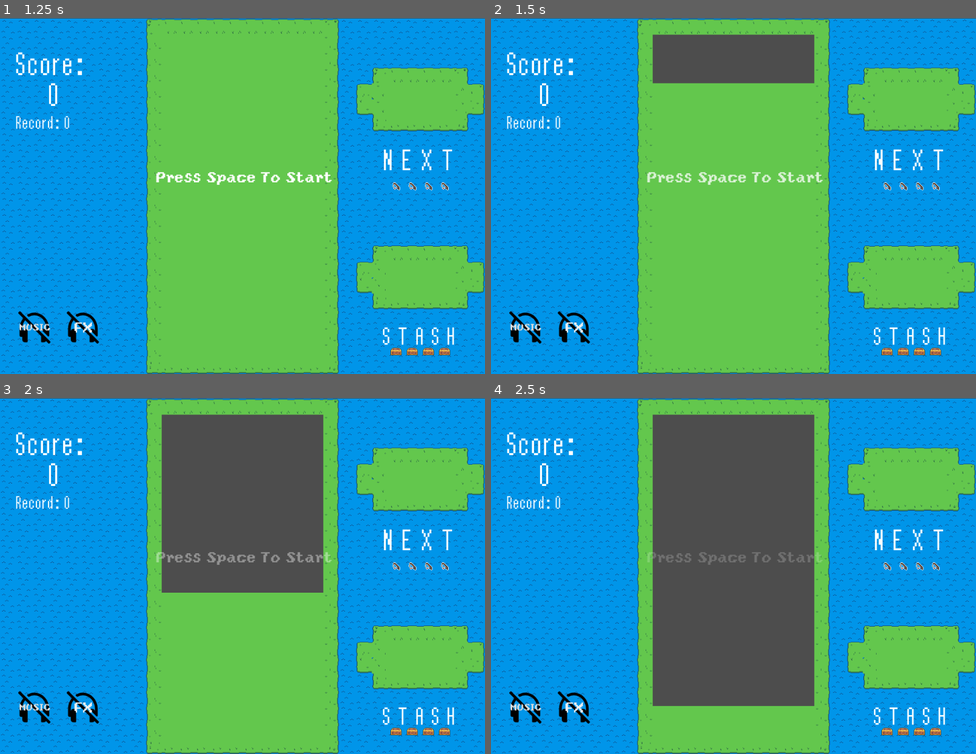
Above: before the commit, frames 1-4 (two rows, left to right).
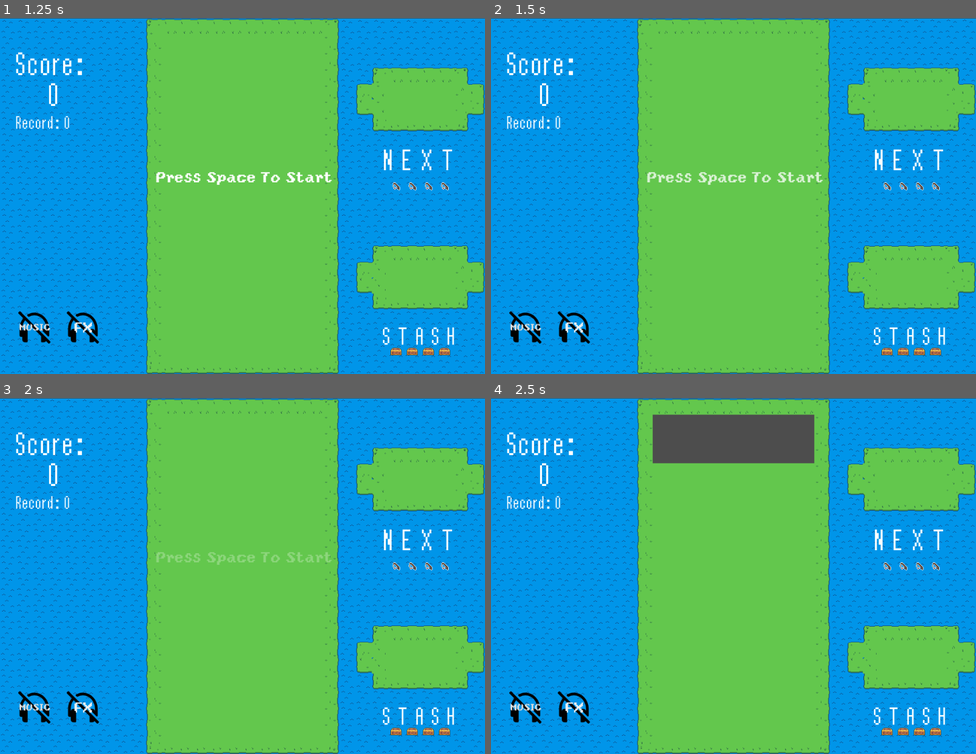
Above: after the commit, the same moments.

Repository: Schumert/Tetris
Game: Godot game, scene res://main.tscn
The game is run twice, just before and just after one commit, with the same random seed, the same clock (stepped at 60 frames per second) and the same inputs.
Inputs:
- Up to frame 1 (1.25 s): click "FX" at 0.5 s
- Up to frame 2 (1.5 s): tap Space (land_instant) at 1.25 s; hold Right (ui_right) from 1.28 s (still down); tap C (change_block) at 1.35 s
- Up to frame 3 (2 s): keep holding Right (ui_right); tap Space (land_instant) at 1.55 s
- Up to frame 4 (2.5 s): tap Space (land_instant) at 2, 2.1 s; release Right (ui_right) at 2.03 s; hold Down (ui_down) from 2.03 s (still down); tap C (change_block) at 2.3 s

Frame 1 is identical in both runs. In frame 2, 4.6% of the frame differs, in the area x 33-67%, y 4-19%; in frame 3, 17%; in frame 4, 23%, in the area x 32-69%, y 18-87%.

Commit message:
GameOver döngüsü

Diff:
--- a/AudioPlayer.gd
+++ b/AudioPlayer.gd
@@ -44,3 +44,5 @@
 	$LandSoft.play()
 func cant_rotate_sound():
 	$CantRotate.play()
+func game_over_sound():
+	$GameOver.play()
--- a/Main.gd
+++ b/Main.gd
@@ -61,6 +61,7 @@
 var highest_score: int
 var game_running : bool
 var main_menu_running: bool
+var is_pause_avail : bool
 
 var piece_type
 var next_piece_type
@@ -96,6 +97,8 @@
 
 
 func _ready():
+	main_menu_running = true
+	is_pause_avail = false
 	load_score()
 
 	audio_ins = get_node("Audio")
@@ -103,9 +106,11 @@
 	if event.is_action_pressed("restart"):
 			save_score()
 			get_tree().reload_current_scene()
+	if event.is_action_pressed("pause") and is_pause_avail:
+			pause_game()
 
 func _process(delta):
-	if game_running and not main_menu_running:
+	if game_running:
 		if Input.is_action_just_pressed("ui_up"):
 			rotate_piece()
 			audio_ins.rotate_sound()
@@ -152,7 +157,7 @@
 				move_ghost_piece_hor(Vector2i.DOWN)
 				steps[ii] = 0
 		move_ghost_piece_down()
-	else:
+	elif main_menu_running:
 		if Input.is_action_just_pressed("land_instant"):
 			start_game()
 			main_menu_running = false
@@ -164,6 +169,7 @@
 
 
 func new_game():
+
 	game_running = true
 	score = 0
 	speed = 1
@@ -171,28 +177,46 @@
 
 	clean_panel()
 	clear_piece()
-
+	clean_stash_panel()
+
+	stash_piece_type = null
 	piece_type = pick_piece()
 	next_piece_type = pick_piece()
+	#stash_piece_type = -1
 	piece_atlas = Vector2i(shapes_full.find(piece_type) , 0)
 	next_piece_atlas = Vector2i(shapes_full.find(next_piece_type), 0)
 	ghost_piece_atlas = Vector2i(0, 1)
-
 	load_score()
 
 	create_piece()
+	$Audio/Korobeiniki.play()
+	is_pause_avail = true
 
 
 
 func start_game():
 	var main_menu := $MainMenu
+	$Audio/Splash.play()
 	main_menu.hide_slowly()
+	await get_tree().create_timer(1).timeout
+
+	#cleaning the grass for blocks
 	for ii in range(ROW):
 		await get_tree().create_timer(0.05).timeout
+		$Audio/LandSoft.play()
 		for jj in range(COL):
 			erase_cell(board_layer, Vector2i(jj + 1, ii + 1))
 
 	new_game()
+
+func pause_game():
+	if game_running:
+		game_running = false
+		$Audio/Korobeiniki.stop()
+
+	else:
+		game_running = true
+		$Audio/Korobeiniki.play()
 
 func land_instant():
 	while(can_move(Vector2i.DOWN)):
@@ -391,8 +415,14 @@
 		if not is_free(ii + cur_pos + Vector2i.DOWN):
 			game_running = false
 			set_board_layer()
+
+			clean_panel()
+			clean_stash_panel()
+
 			save_score()
-			print("game over")
+			$Audio/Korobeiniki.stop()
+			$Audio/GameOver.play()
+			show_you_died()
 
 
 func clear_board():
@@ -420,6 +450,11 @@
 func clean_panel():
 	for ii in range(14, 19):
 				for jj in range(3, 7):
+					erase_cell(active_layer, Vector2i(ii, jj))
+
+func clean_stash_panel():
+	for ii in range(10, 20):
+				for jj in range(10, 20):
 					erase_cell(active_layer, Vector2i(ii, jj))
 
 func change_block():
@@ -462,9 +497,7 @@
 		stash_piece_atlas = temp_piece_atlas
 
 
-		for ii in range(10, 20):
-				for jj in range(10, 20):
-					erase_cell(active_layer, Vector2i(ii, jj))
+		clean_stash_panel()
 		draw_piece(stash_piece_type[0], Vector2i(15, 15), stash_piece_atlas)
 
 		is_block_change_used = true
@@ -476,19 +509,19 @@
 
 
 func show_gained_point(point_msg):
-	var obj = $CanvasLayer/PointGained
-	obj.text = point_msg
-	obj.scale = Vector2(0.2, 0.2)
-	obj.position.y = 384
-	obj.visible = true
+	var msg = $CanvasLayer/PointGained
+	msg.text = point_msg
+	msg.scale = Vector2(0.2, 0.2)
+	msg.position.y = 384
+	msg.visible = true
 	var tween = create_tween()
-	tween.tween_property(obj, 'position', Vector2(obj.position.x, 288), 0.3)
-	tween.parallel().tween_property(obj, 'scale', Vector2(1, 1), 0.3)
-	tween.tween_property(obj, 'scale', Vector2(0.2, 0.2), 0.3)
+	tween.tween_property(msg, 'position', Vector2(msg.position.x, 288), 0.3)
+	tween.parallel().tween_property(msg, 'scale', Vector2(1, 1), 0.3)
+	tween.tween_property(msg, 'scale', Vector2(0.2, 0.2), 0.3)
 	await tween.finished
 	#await get_tree().create_timer(0.1).timeout
-	obj.visible = false
-	obj.scale = Vector2(0.2, 0.2)
+	msg.visible = false
+	msg.scale = Vector2(0.2, 0.2)
 
 func save_score():
 	if score > highest_score:
@@ -500,3 +533,36 @@
 	if FileAccess.file_exists(SAVEFILE):
 		highest_score = file.get_32()
 		$CanvasLayer/Record.text = "Record: " + str(highest_score)
+
+
+func show_you_died():
+	var black_template = $CanvasLayer/Panel
+	var you_died = $CanvasLayer/Panel/YouDied
+	black_template.visible = true
+	var tween = create_tween()
+
+	tween.tween_property(black_template, "modulate", Color.ALICE_BLUE,0.5)
+	tween.tween_property(you_died, "modulate",Color.ALICE_BLUE, 1)
+	tween.tween_interval(3.5)
+	tween.tween_property(black_template, "modulate", Color.TRANSPARENT,1)
+	tween.parallel().tween_property(you_died, "modulate",Color.TRANSPARENT, 1)
+	await tween.finished
+
+	for ii in range(ROW):
+		await get_tree().create_timer(0.05).timeout
+		$Audio/LandSoft.play()
+		for jj in range(COL):
+			set_cell(board_layer, Vector2i(jj + 1, ii + 1), 7, Vector2i(1, 1))
+
+	await get_tree().create_timer(1).timeout
+
+	var main_menu := $MainMenu
+	main_menu.show_slowly()
+
+
+	#part that main_menu become active
+	main_menu_running = true
+	#clear ghosts
+	for ii in range(ROW):
+		for jj in range(COL):
+			erase_cell(ghost_layer, Vector2i(jj + 1, ii + 1))
--- a/default_bus_layout.tres
+++ b/default_bus_layout.tres
@@ -5,7 +5,7 @@
 bus/1/solo = false
 bus/1/mute = false
 bus/1/bypass_fx = false
-bus/1/volume_db = -80.0
+bus/1/volume_db = -0.128275
 bus/1/send = &"Master"
 bus/2/name = &"FX"
 bus/2/solo = false
--- a/main.tscn
+++ b/main.tscn
@@ -17,6 +17,7 @@
 [ext_resource type="AudioStream" uid="uid://dwvwut6ci7dyt" path="res://audio/land_soft.wav" id="13_gield"]
 [ext_resource type="AudioStream" uid="uid://l0qmuejpfb0p" path="res://audio/Error  Sound Effects (No Copyright).mp3" id="16_lywv7"]
 [ext_resource type="Script" path="res://Camera.gd" id="16_wuwll"]
+[ext_resource type="AudioStream" uid="uid://b5kdhia0r8pvw" path="res://audio/Game Over Sound Effect.mp3" id="17_p7nn6"]
 [ext_resource type="PackedScene" uid="uid://c2h155ybr53c8" path="res://MainMenu.tscn" id="18_ys8g3"]
 [ext_resource type="Script" path="res://main_menu.gd" id="19_pev7i"]
 
@@ -244,6 +245,30 @@
 text = "S T A S H"
 horizontal_alignment = 1
 
+[node name="Panel" type="Panel" parent="CanvasLayer"]
+modulate = Color(1, 1, 1, 0)
+show_behind_parent = true
+offset_left = 320.0
+offset_top = 352.0
+offset_right = 640.0
+offset_bottom = 448.0
+scale = Vector2(1, 0.557233)
+
+[node name="YouDied" type="Label" parent="CanvasLayer/Panel"]
+modulate = Color(1, 1, 1, 0)
+offset_left = 32.0
+offset_top = 7.10657
+offset_right = 288.0
+offset_bottom = 103.107
+scale = Vector2(1, 1.57426)
+pivot_offset = Vector2(127.325, 0)
+theme_override_colors/font_color = Color(0.729412, 0, 0.243137, 1)
+theme_override_colors/font_shadow_color = Color(0.929412, 0.929412, 0.929412, 1)
+theme_override_fonts/font = ExtResource("4_mqrdu")
+theme_override_font_sizes/font_size = 50
+text = "Y O U  D I E D"
+horizontal_alignment = 1
+
 [node name="PointGained" type="Label" parent="CanvasLayer"]
 visible = false
 anchors_preset = 8
@@ -279,7 +304,6 @@
 [node name="Korobeiniki" type="AudioStreamPlayer" parent="Audio"]
 stream = ExtResource("9_hbjxq")
 volume_db = -20.0
-autoplay = true
 bus = &"Music"
 
 [node name="Move" type="AudioStreamPlayer" parent="Audio"]
@@ -311,6 +335,11 @@
 volume_db = -10.0
 bus = &"FX"
 
+[node name="GameOver" type="AudioStreamPlayer" parent="Audio"]
+stream = ExtResource("17_p7nn6")
+volume_db = -10.0
+bus = &"FX"
+
 [node name="Camera2D" type="Camera2D" parent="."]
 position = Vector2(192, 351)
 script = ExtResource("16_wuwll")
--- a/main_menu.gd
+++ b/main_menu.gd
@@ -15,3 +15,9 @@
 	var text = $Label
 
 	tween.tween_property(text, "modulate",Color.TRANSPARENT, 1)
+
+func show_slowly():
+	var tween = create_tween()
+	var text = $Label
+
+	tween.tween_property(text, "modulate",Color.ALICE_BLUE, 1)
--- a/project.godot
+++ b/project.godot
@@ -78,6 +78,11 @@
 "events": [Object(InputEventKey,"resource_local_to_scene":false,"resource_name":"","device":-1,"window_id":0,"alt_pressed":false,"shift_pressed":false,"ctrl_pressed":false,"meta_pressed":false,"pressed":false,"keycode":0,"physical_keycode":82,"key_label":0,"unicode":114,"echo":false,"script":null)
 ]
 }
+pause={
+"deadzone": 0.5,
+"events": [Object(InputEventKey,"resource_local_to_scene":false,"resource_name":"","device":-1,"window_id":0,"alt_pressed":false,"shift_pressed":false,"ctrl_pressed":false,"meta_pressed":false,"pressed":false,"keycode":0,"physical_keycode":80,"key_label":0,"unicode":112,"echo":false,"script":null)
+]
+}
 
 [rendering]
 
Not shown, added: audio/Game Over Sound Effect.mp3.import
Not shown: 1 places in main.tscn that only renumber resources
Not shown, added: audio/Game Over Sound Effect.mp3
